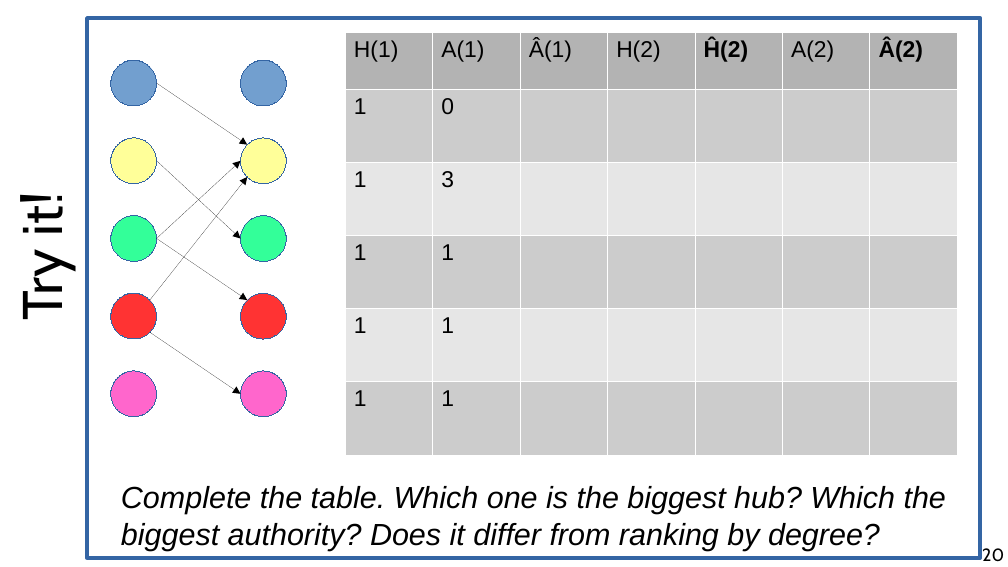
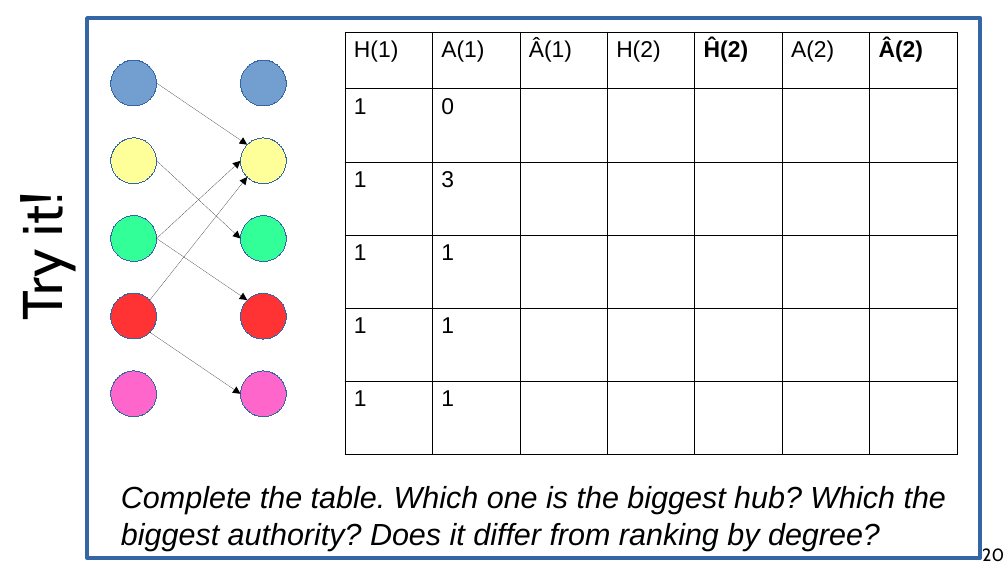
Before and after one commit to chatox/networks-science-course, a slide deck: slide 20 of theory/tt09_centrality.odp. Drawn at 1008x567 pixels with LibreOffice and Linux fonts; fonts in the diff are those of the drawing. Boxes give left, top, right and bottom in pixels: in the first picture for what was removed or moved away, otherwise in the second. Text is boxed around its words. In the diff, an @@ line names an element or a change of style, - is before the commit and + after.

```diff
--- a/theory/tt09_centrality.odp
+++ b/theory/tt09_centrality.odp
@@ table at [345,32,960,455] @@
@@ fill #B3B3B3 to none in row 1 @@
@@ fill #CCCCCC to none in 6 cells @@
@@ fill #E6E6E6 to none in 4 cells @@
@@ borders changed @@
```
Also in this commit, not shown: 8 other slides changed, 30 slides added, 2 slides removed.
